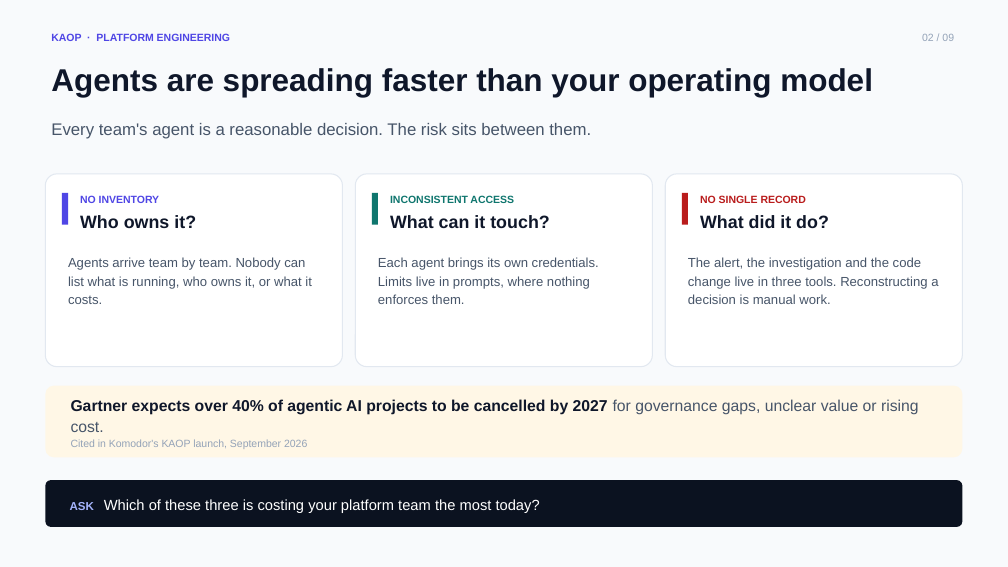
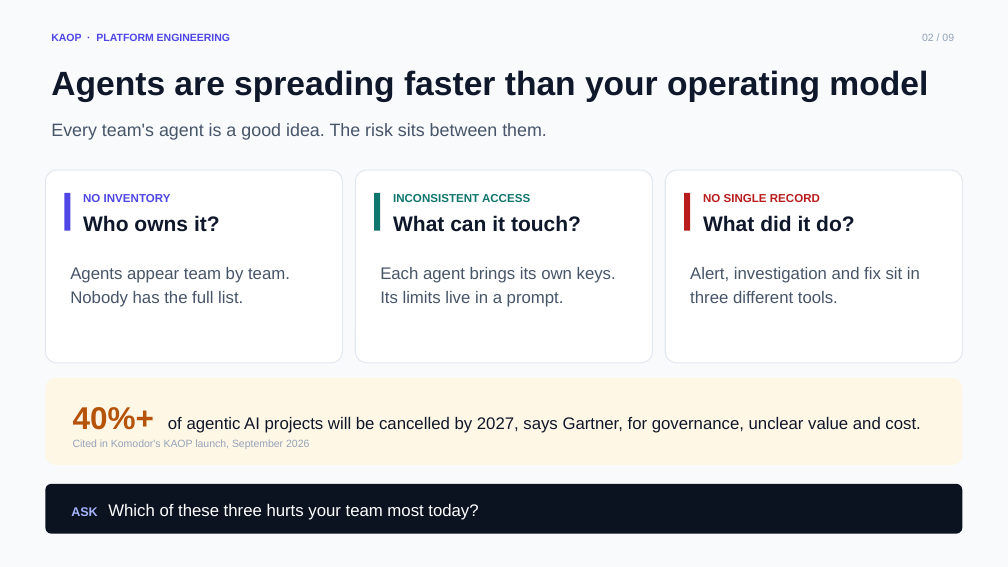
Before and after one commit to chizeni24/komodor-production-lab, a slide deck: slide 2 of docs/presentation/KAOP_Customer_Pitch.pptx. Drawn at 1008x567 pixels with LibreOffice and Linux fonts; fonts in the diff are those of the drawing. Boxes give left, top, right and bottom in pixels: in the first picture for what was removed or moved away, otherwise in the second. Text is boxed around its words. In the diff, an @@ line names an element or a change of style, - is before the commit and + after.

```diff
--- a/docs/presentation/KAOP_Customer_Pitch.pptx
+++ b/docs/presentation/KAOP_Customer_Pitch.pptx
@@ text "Agents are spreading faster than ..." at (51, 70, 928, 102): size 30 to 32 pt @@
@@ text at (51, 123, 547, 140): text changed; size 16 to 17 pt @@
-Every team's agent is a reasonable decision. The risk sits between them.
+Every team's agent is a good idea. The risk sits between them.
@@ 3 rounded rectangles: place and size @@
-3 rounded rectangles at (45, 174, 963, 367)
+3 rounded rectangles at (45, 170, 963, 363)
@@ rectangle: place and size @@
-rectangle at (62, 193, 68, 225)
+rectangle at (64, 193, 70, 231)
@@ rectangle: place and size @@
-rectangle at (372, 193, 378, 225)
+rectangle at (374, 193, 380, 231)
@@ rectangle: place and size @@
-rectangle at (682, 193, 688, 225)
+rectangle at (684, 193, 690, 231)
@@ size 10 to 11 pt in 3 elements at (83, 194, 171, 202), (393, 194, 530, 202), (703, 194, 820, 202) @@
@@ size 17 to 20 pt in 3 elements at (83, 215, 220, 232), (393, 215, 581, 232), (703, 215, 854, 232) @@
@@ text at (70, 267, 290, 307): text changed; size 12.5 to 16 pt @@
-Agents arrive team by team. Nobody can list what is running, who owns it, or what it costs.
+Agents appear team by team. Nobody has the full list.
@@ text at (380, 267, 616, 307): text changed; size 12.5 to 16 pt @@
-Each agent brings its own credentials. Limits live in prompts, where nothing enforces them.
+Each agent brings its own keys. Its limits live in a prompt.
@@ text at (690, 267, 920, 303): text changed; size 12.5 to 16 pt @@
-The alert, the investigation and the code change live in three tools. Reconstructing a decision is manual work.
+Alert, investigation and fix sit in three different tools.
@@ rounded rectangle "40%+ of agentic AI projects ...": place and size @@
-rounded rectangle "40%+ of agentic AI projects ..." at (45, 386, 963, 457)
+rounded rectangle "40%+ of agentic AI projects ..." at (45, 378, 963, 465)
@@ text in rounded rectangle at (73, 407, 920, 433): text changed; size 15 to 16 pt; bold off @@
-Gartner expects over 40% of agentic AI projects to be cancelled by 2027 for governance gaps, unclear value or rising cost.
+40%+ of agentic AI projects will be cancelled by 2027, says Gartner, for governance, unclear value and cost.
@@ rounded rectangle "ASK Which of these three ...": place and size @@
-rounded rectangle "ASK Which of these three ..." at (45, 480, 963, 527)
+rounded rectangle "ASK Which of these three ..." at (45, 484, 963, 534)
@@ text in rounded rectangle at (71, 504, 478, 520): text changed; size 14 to 16 pt @@
-ASK Which of these three is costing your platform team the most today?
+ASK Which of these three hurts your team most today?
```
Also in this commit, not shown: 11 other slides changed, 6 other files.
